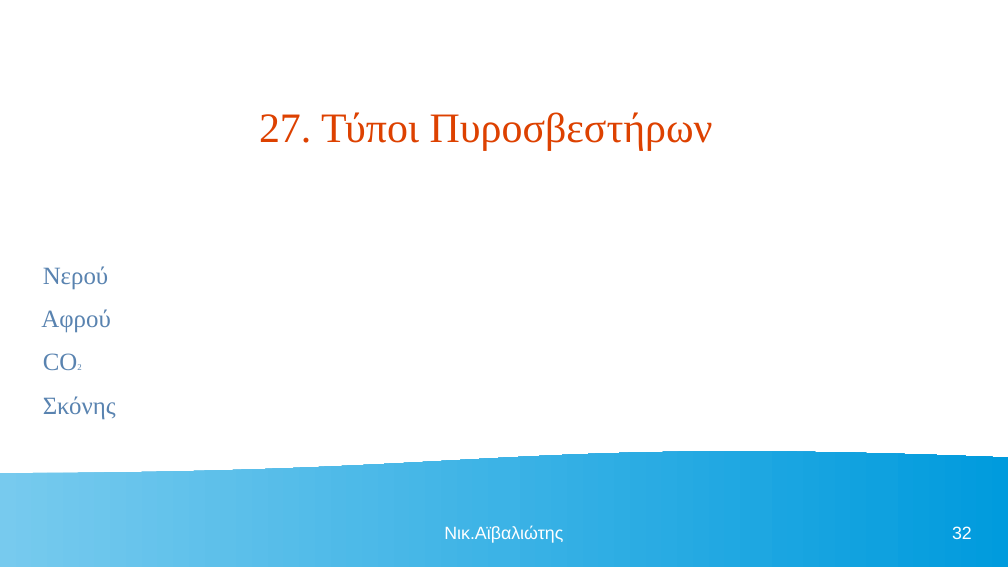
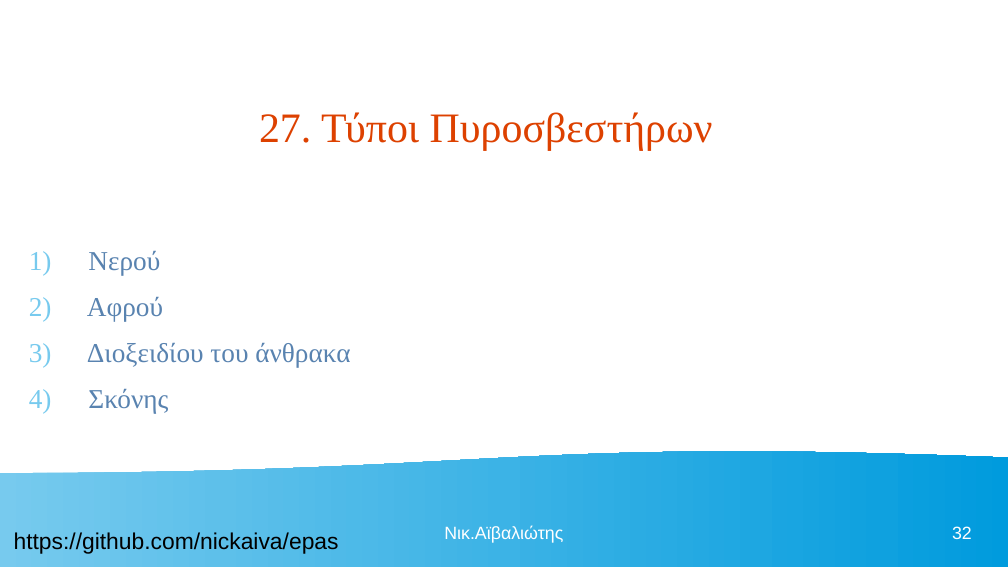
Before and after one commit to nickaiva/epas, a slide deck: slide 32 of ΠΕΡΙΒΑΛΛΟΝ ΕΡΓΑΣΙΑΣ.odp. Drawn at 1008x567 pixels with LibreOffice and Linux fonts; fonts in the diff are those of the drawing. Boxes give left, top, right and bottom in pixels: in the first picture for what was removed or moved away, otherwise in the second. Text is boxed around its words. In the diff, an @@ line names an element or a change of style, - is before the commit and + after.

```diff
--- a/ΠΕΡΙΒΑΛΛΟΝ ΕΡΓΑΣΙΑΣ.odp
+++ b/ΠΕΡΙΒΑΛΛΟΝ ΕΡΓΑΣΙΑΣ.odp
@@ text at <box>87,251,168,414</box>: size 19.6 to 21.4 pt in "Νερού", "Αφρού", "Σκόνης"; bullet none to 1) @@
@@ text at <box>87,343,350,368</box>: text changed; size 19.6 to 21.4 pt @@
-CO2
+3) Διοξειδίου του άνθρακα
@@ text added at <box>14,532,339,554</box>, 18 pt, text #000000 @@
+https://github.com/nickaiva/epas
```
Also in this commit, not shown: 47 other slides changed.
